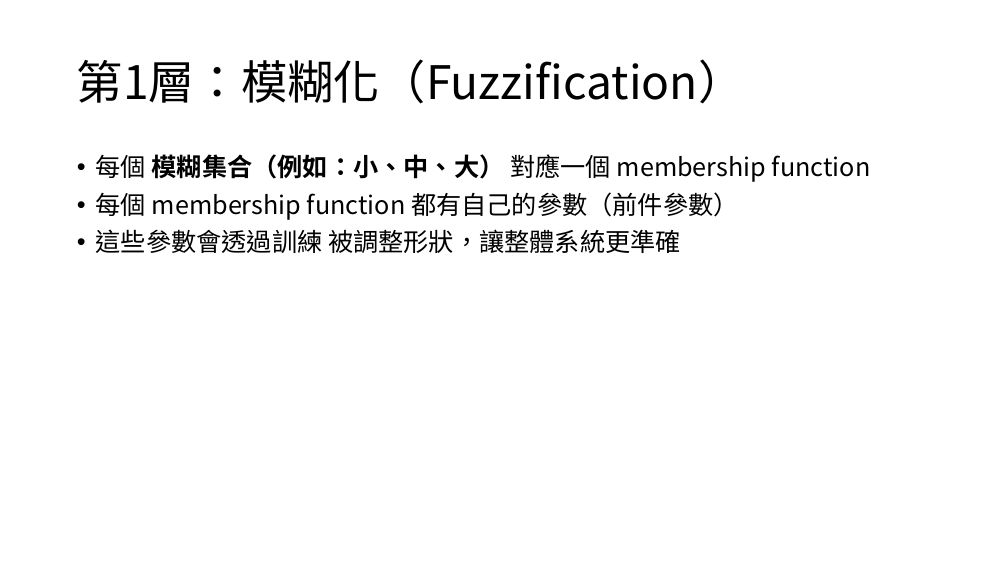
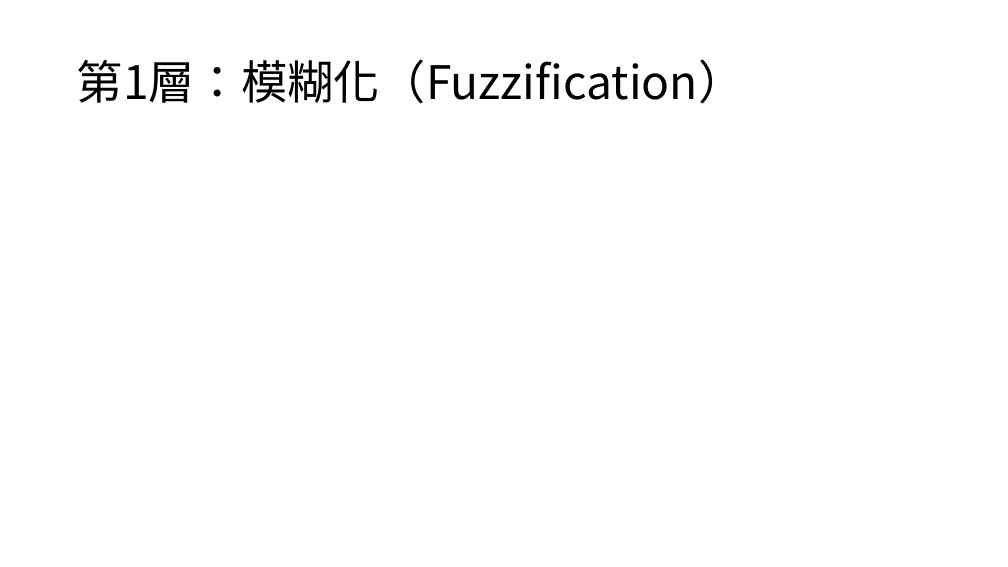
Before and after one commit to hcjohn463/Radar-tracking, a slide deck: slide 5 of 0320.pptx. Drawn at 1008x567 pixels with LibreOffice and Linux fonts; fonts in the diff are those of the drawing; grey boxes stand for pictures. Boxes give left, top, right and bottom in pixels: in the first picture for what was removed or moved away, otherwise in the second. Text is boxed around its words. In the diff, an @@ line names an element or a change of style, - is before the commit and + after.

Commit message:
update ppt

```diff
--- a/0320.pptx
+++ b/0320.pptx
@@ text removed at (x1=96, y1=154, x2=871, y2=253) @@
-• 每個 模糊集合（例如：小、中、大） 對應一個 membership function
-• 每個 membership function 都有自己的參數（前件參數）
-• 這些參數會透過訓練 被調整形狀，讓整體系統更準確
```
Also in this commit, not shown: 3 other slides changed, 1 slide added.
